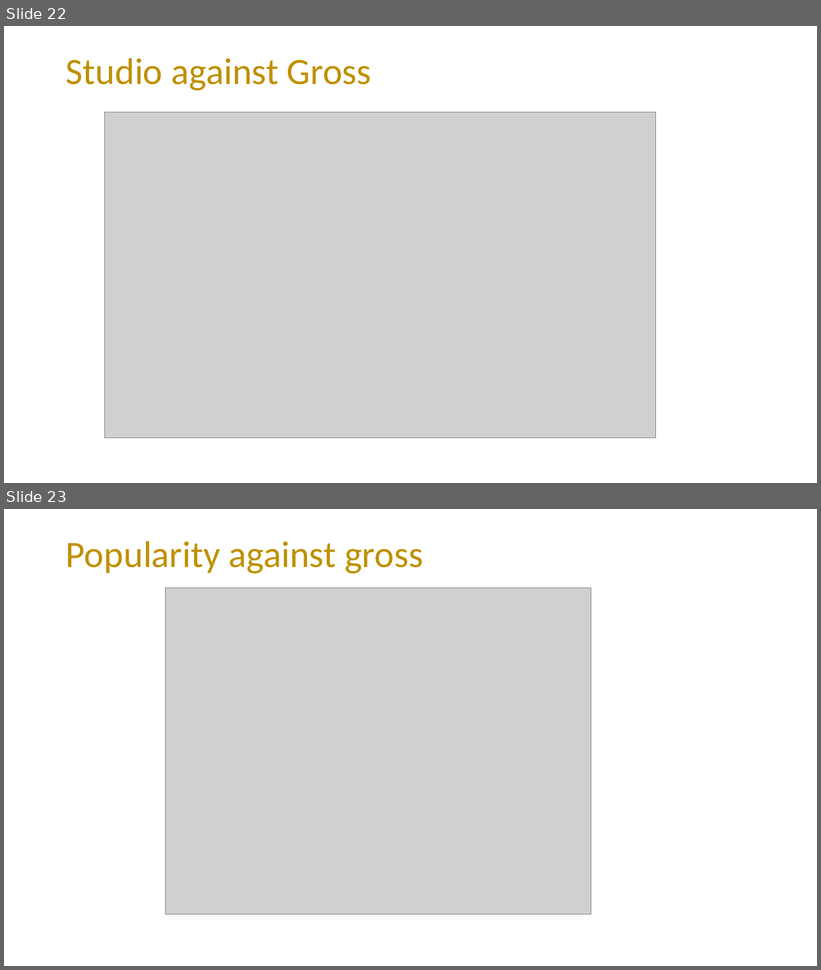
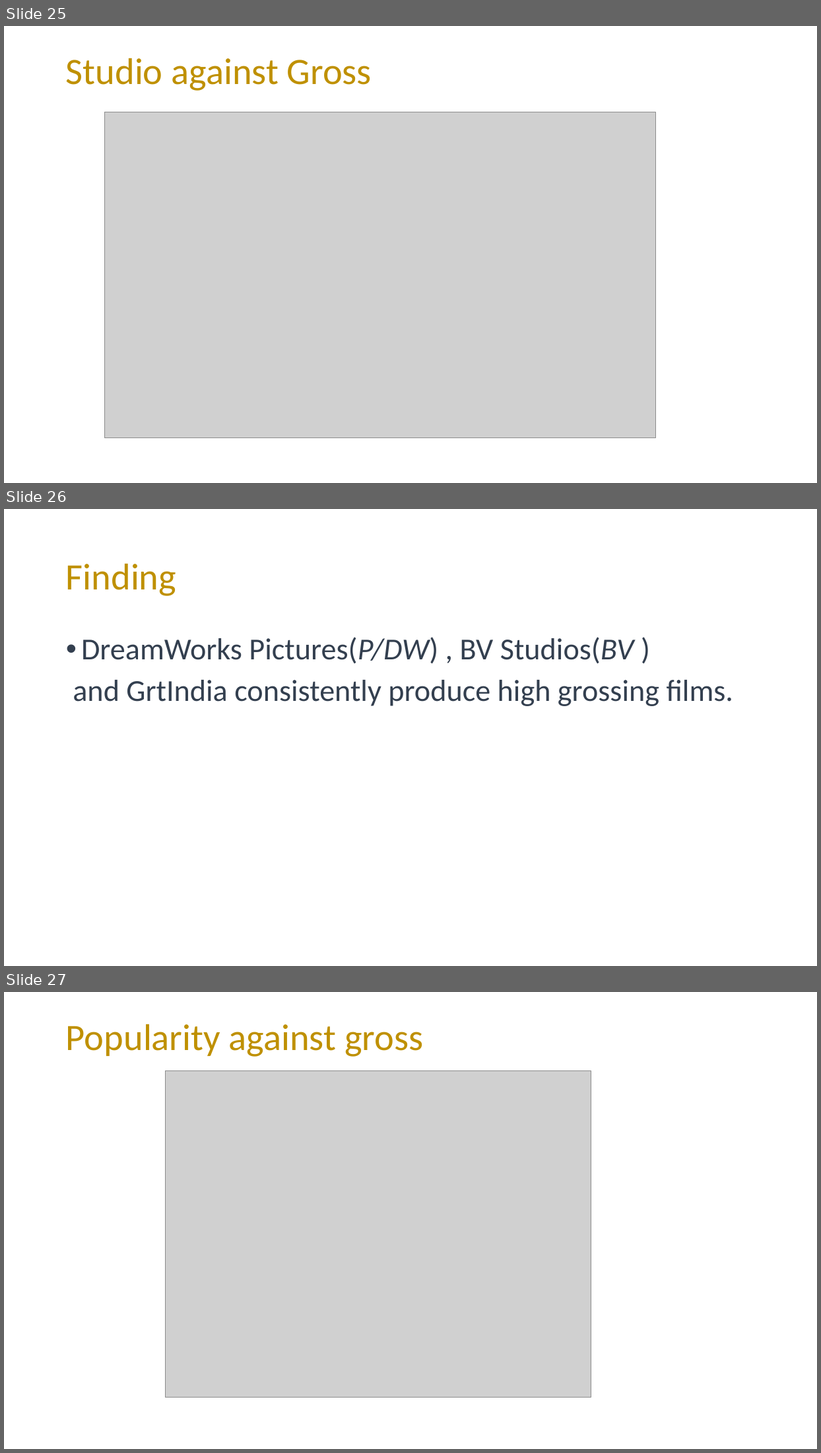
Before and after one commit to mading225/GROUP-6-PROJECT-, a slide deck: project.pptx. Shown one above the other, each under a label of ours: slides 22 and 23 before the commit, slides 25, 26 and 27 after it. The pictures are 821x970 and 821x1453 pixels, drawn with LibreOffice and Linux fonts; fonts in the diff are those of the drawing; grey boxes stand for pictures. Boxes give left, top, right and bottom in pixels: in the first picture for what was removed or moved away, otherwise in the second. Text is boxed around its words. In the diff, an @@ line names an element or a change of style, - is before the commit and + after.

Commit message:
Add findings

```diff
--- a/project.pptx
+++ b/project.pptx
@@ slide 26 added at [4, 509, 817, 966], background #FFFFFF @@
@@ title added at [66, 563, 176, 596], 44 pt, text #BF9000 @@
+Finding
@@ text added at [73, 637, 734, 706], 36 pt, text #333F50 @@
+• DreamWorks Pictures(P/DW) , BV Studios(BV )
+and GrtIndia consistently produce high grossing films.
@@ what was slide 22 is now slide 25 @@
@@ what was slide 23 is now slide 27 @@
```
Also in this commit, not shown: 7 slides changed, 10 other slides added.
